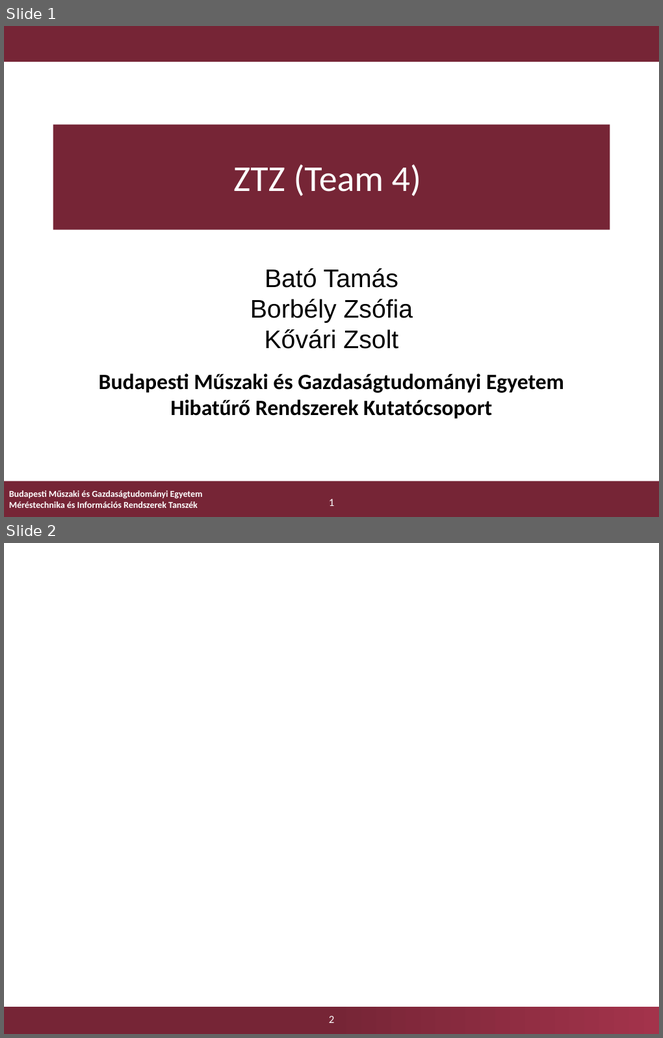
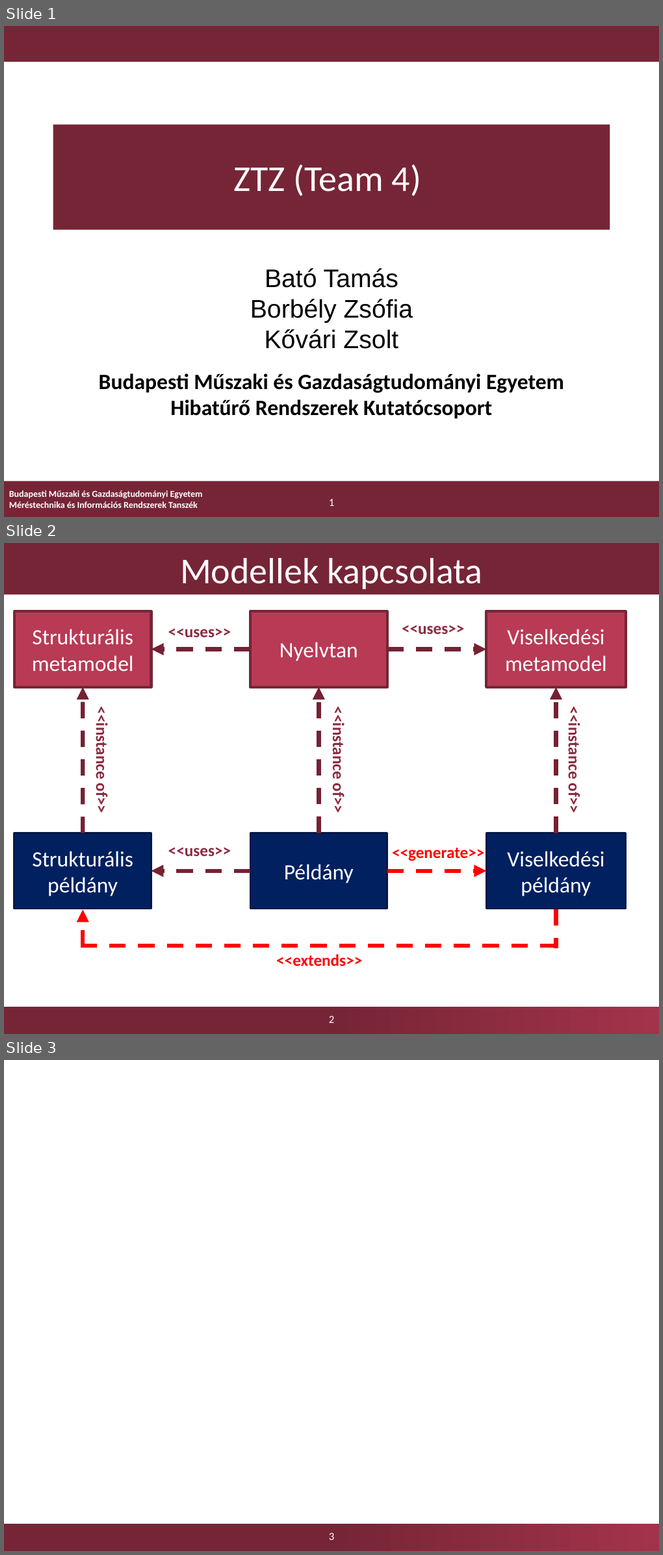
Before and after one commit to FTSRG-MDSD/MDSD-2016-ztz, a slide deck: doc/prezi/hw2/ztz-presentation.pptx. Shown one above the other, each under a label of ours: slides 1 and 2 before the commit, slides 1, 2 and 3 after it. The pictures are 663x1038 and 663x1555 pixels, drawn with LibreOffice and Linux fonts; fonts in the diff are those of the drawing; background and template pictures are left out. Boxes give left, top, right and bottom in pixels: in the first picture for what was removed or moved away, otherwise in the second. Text is boxed around its words. In the diff, an @@ line names an element or a change of style, - is before the commit and + after.

Commit message:
Start presentation

```diff
--- a/doc/prezi/hw2/ztz-presentation.pptx
+++ b/doc/prezi/hw2/ztz-presentation.pptx
@@ slide 2 added at (4,543,659,1034), background #FFFFFF; not listed: 1 template element that a slide beside it also shows @@
@@ title added at (4,543,659,595), fill #762536, 40 pt, text #FFFFFF @@
+Modellek kapcsolata
@@ rectangle added at (14,611,152,687), fill #B83A55, outline #762536 3 pt, 24 pt, text #FFFFFF @@
+Strukturális metamodel
@@ rectangle added at (250,611,388,687), fill #B83A55, outline #762536 3 pt, 24 pt, text #FFFFFF @@
+Nyelvtan
@@ rectangle added at (486,611,626,687), fill #B83A55, outline #762536 3 pt, 24 pt, text #FFFFFF @@
+Viselkedési metamodel
@@ text added at (168,628,231,637), 18 pt, text #8A2B40, bold @@
+<<uses>>
@@ text added at (402,625,464,634), 18 pt, text #8A2B40, bold @@
+<<uses>>
@@ arrow added from (250, 649) to (152, 649), #752234 4.5 pt dashed @@
@@ arrow added from (388, 649) to (486, 649), #752234 4.5 pt dashed @@
@@ arrow added from (83, 834) to (83, 687), #752234 4.5 pt dashed @@
@@ arrow added from (319, 834) to (319, 687), #752234 4.5 pt dashed @@
@@ arrow added from (556, 834) to (556, 687), #752234 4.5 pt dashed @@
@@ text added at (92,715,112,813), 18 pt, text #8A2B40, bold @@
+<<instance of>>
@@ text added at (328,715,348,813), 18 pt, text #8A2B40, bold @@
+<<instance of>>
@@ text added at (564,715,584,813), 18 pt, text #8A2B40, bold @@
+<<instance of>>
@@ rectangle added at (14,834,152,909), fill #002060, outline #001847 2 pt, 24 pt, text #FFFFFF @@
+Strukturális példány
@@ rectangle added at (250,834,388,909), fill #002060, outline #001847 2 pt, 24 pt, text #FFFFFF @@
+Példány
@@ rectangle added at (486,834,626,909), fill #002060, outline #001847 2 pt, 24 pt, text #FFFFFF @@
+Viselkedési példány
@@ text added at (168,847,231,856), 18 pt, text #8A2B40, bold @@
+<<uses>>
@@ text added at (392,848,484,861), 18 pt, text #FF0000, bold @@
+<<generate>>
@@ arrow added from (250, 871) to (152, 871), #752234 4.5 pt dashed @@
@@ arrow added from (388, 871) to (486, 871), #FF0000 4.5 pt dashed @@
@@ arrow added from (83, 947) to (83, 910), #FF0000 4.5 pt dashed @@
@@ line added from (556, 909) to (556, 949), #FF0000 4.5 pt dashed @@
@@ line added from (81, 946) to (556, 946), #FF0000 4.5 pt dashed @@
@@ text added at (276,954,362,967), 18 pt, text #FF0000, bold @@
+<<extends>>
@@ page number added at (329,1016,334,1023), 12 pt, text #FFFFFF @@
+2
@@ what was slide 2 is now slide 3 @@
@@ page number at (329,1533,334,1540): text changed @@
-2
+3
```
